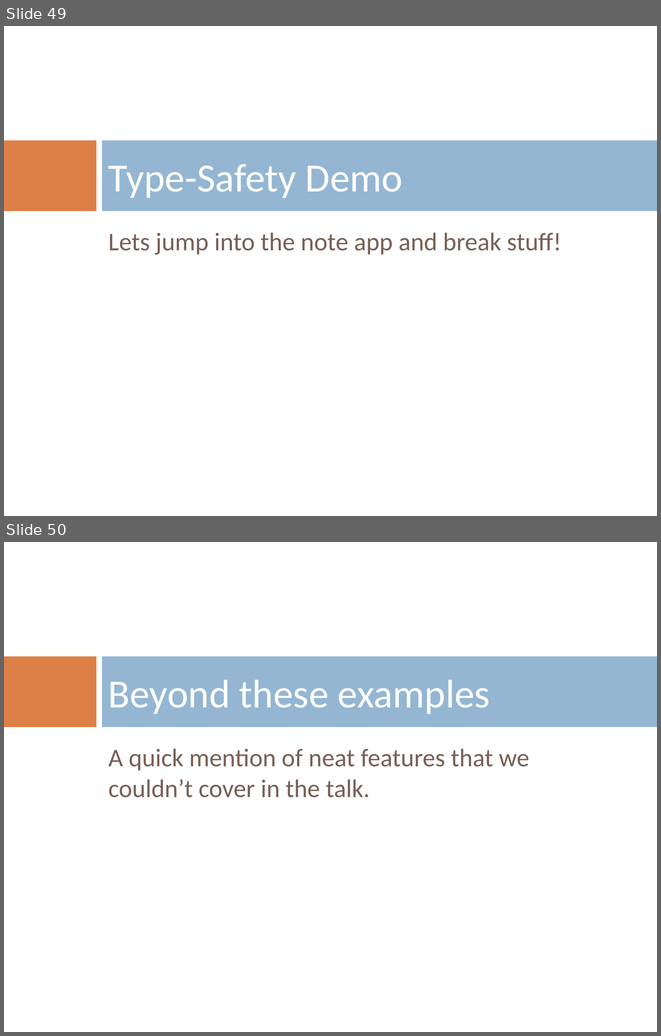
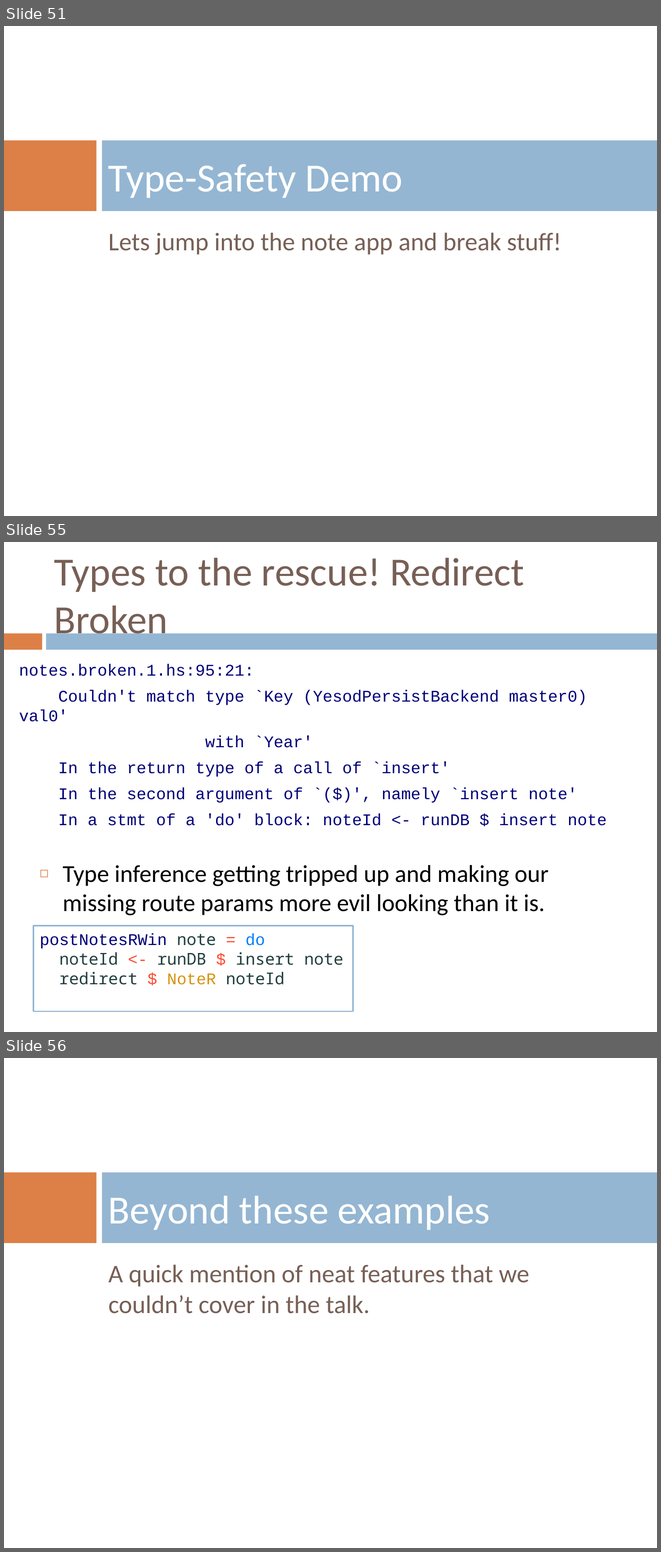
Before and after one commit to benkolera/talk-yesod, a slide deck: TypeSafeWebDevWithYesodAndHaskell.pptx. Shown one above the other, each under a label of ours: slides 49 and 50 before the commit, slides 51, 55 and 56 after it; the slides between them are not shown. The pictures are 661x1036 and 661x1552 pixels, drawn with LibreOffice and Linux fonts; fonts in the diff are those of the drawing; background and template pictures are left out. Boxes give left, top, right and bottom in pixels: in the first picture for what was removed or moved away, otherwise in the second. Text is boxed around its words. In the diff, an @@ line names an element or a change of style, - is before the commit and + after.

```diff
--- a/TypeSafeWebDevWithYesodAndHaskell.pptx
+++ b/TypeSafeWebDevWithYesodAndHaskell.pptx
@@ slide 55 added at (x1=4, y1=542, x2=657, y2=1032), background #FFFFFF @@
@@ title added at (x1=54, y1=557, x2=524, y2=643), 44 pt, text #775F55 @@
+Types to the rescue! Redirect Broken
@@ rectangle added at (x1=4, y1=633, x2=42, y2=650), fill #DD8047 @@
@@ rectangle added at (x1=46, y1=633, x2=657, y2=650), fill #94B6D2 @@
@@ text added at (x1=19, y1=664, x2=607, y2=826), 18 pt, text #000079 @@
+notes.broken.1.hs:95:21:
+Couldn't match type `Key (YesodPersistBackend master0) val0'
+with `Year'
+In the return type of a call of `insert'
+In the second argument of `($)', namely `insert note'
+In a stmt of a 'do' block: noteId <- runDB $ insert note
@@ text added at (x1=63, y1=865, x2=548, y2=915), 26.8 pt, text #000000 @@
+◻ Type inference getting tripped up and making our missing route params more evil looking than it is.
@@ rectangle added at (x1=33, y1=925, x2=353, y2=1011), fill #FFFFFF, outline #94B6D2 1.5 pt, 18 pt, text #213E3E @@
+postNotesRWin note = do
+noteId <- runDB $ insert note
+redirect $ NoteR noteId
@@ what was slide 49 is now slide 51 @@
@@ what was slide 50 is now slide 56 @@
```
Also in this commit, not shown: 3 slides changed, 8 other slides added, 2 slides removed, 2 other files.
